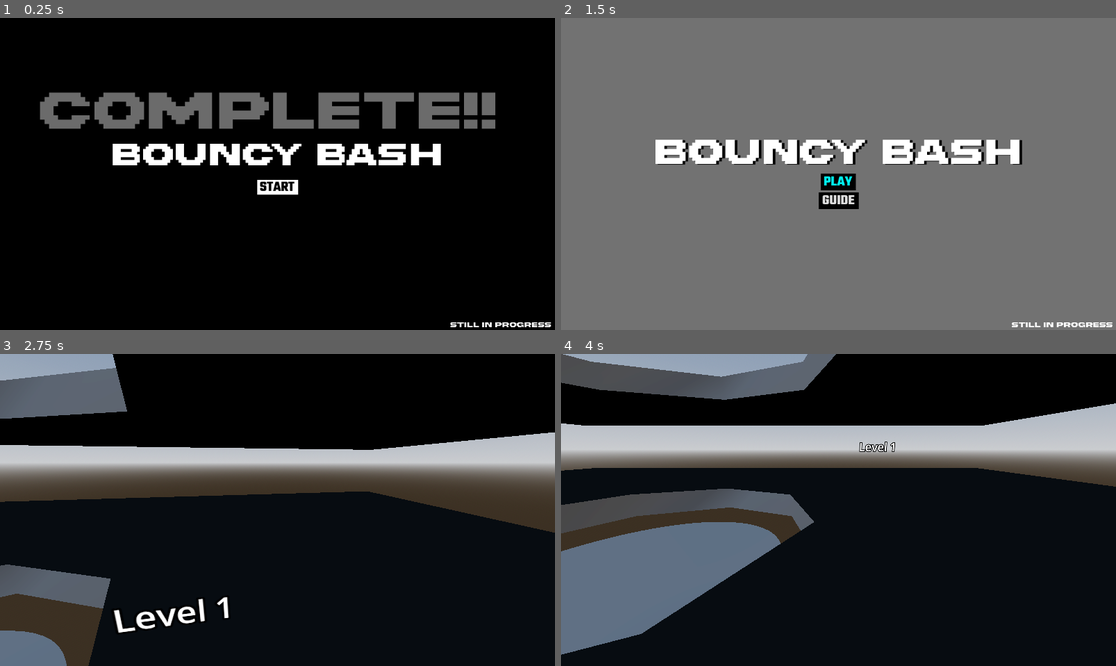
Above: before the commit, frames 1-4 (two rows, left to right).
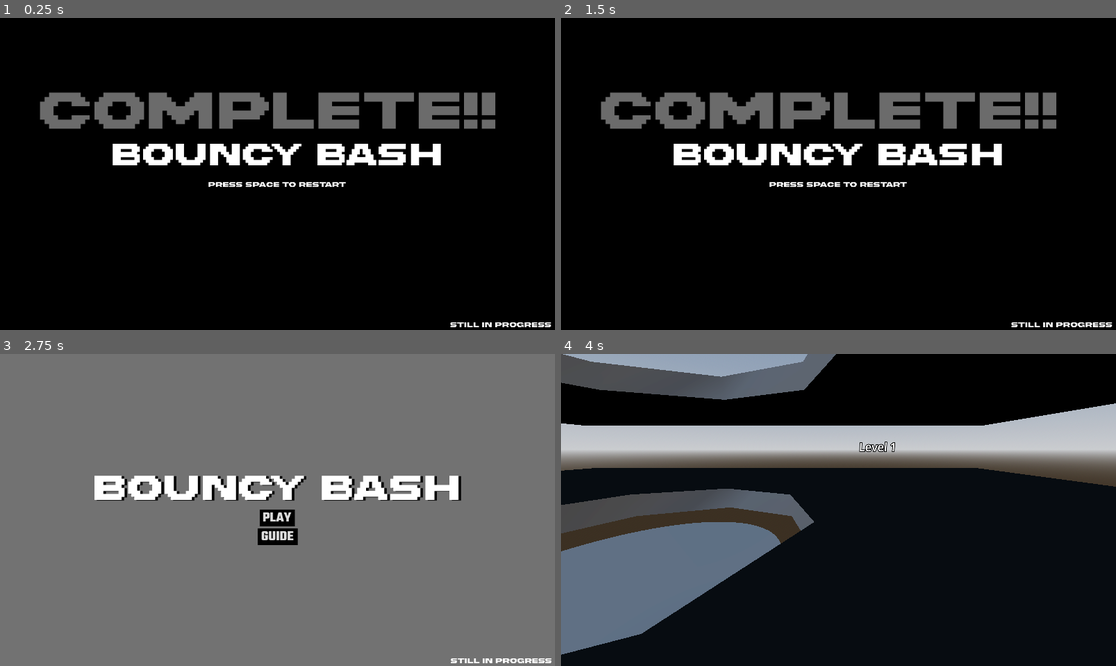
Above: after the commit, the same moments.

Repository: harssh782/bouncybash
Game: Godot game, scene res://endscene.tscn
Same seed, same stepped clock (60 frames per second), same inputs: the game is played once before the commit and once after it. This scene is started directly instead of the project's main scene.
Inputs (mouse positions are in pixels of both pictures, inside the frame that each line leads up to):
- Up to frame 1 (0.25 s): no input
- Up to frame 2 (1.5 s): click (838, 186) at 0.5 s, where only the run before the commit has a clickable "START"; click (838, 183) at 1.25 s, where only the run before the commit has a clickable "PLAY"
- Up to frame 3 (2.75 s): tap Space at 2 s; move the mouse to (305, 510) at 2.02 s; hold Up (ui_up) from 2.03 s (still down); hold Space from 2.03 s (still down); tap Enter (ui_accept) at 2.27 s
- Up to frame 4 (4 s): release Up (ui_up) at 2.75 s; release Space at 2.75 s; click (838, 519) at 2.75 s, where only the run after the commit has a clickable "PLAY"; move the mouse to (810, 510) at 3.52 s; hold Up (ui_up) from 3.53 s (still down); tap F at 3.6 s; tap Enter (ui_accept) at 3.77 s

The runs differ from the first frame. In frame 1, 0.5% of the frame differs, in the area x 37-63%, y 51-57%; in frame 2, 93%; in frame 3, 94%, in the area x 0-100%, y 0-100%; in frame 4, nothing differs.

Commit message:
Add files via upload

Diff:
--- a/endscene.tscn
+++ b/endscene.tscn
@@ -3,7 +3,6 @@
 [ext_resource type="Script" uid="uid://h2mkpsbj3gy7" path="res://endscene.gd" id="1_rl6ps"]
 [ext_resource type="FontFile" uid="uid://bum37de7etsy4" path="res://Pikselator Wide.ttf" id="2_wkqf8"]
 [ext_resource type="FontFile" uid="uid://cidyxpp7i1r7w" path="res://Square-Black.ttf" id="3_vrlff"]
-[ext_resource type="AudioStream" uid="uid://bvl5gi8f6ki2d" path="res://mixkit-mouse-click-close-1113.wav" id="4_mb1ob"]
 
 [sub_resource type="StyleBoxFlat" id="StyleBoxFlat_iyj2h"]
 bg_color = Color(1, 1, 1, 1)
@@ -60,6 +59,23 @@
 theme_override_font_sizes/font_size = 20
 text = "STILL IN PROGRESS"
 
+[node name="Label4" type="Label" parent="." unique_id=1923415911]
+layout_mode = 1
+anchors_preset = 8
+anchor_left = 0.5
+anchor_top = 0.5
+anchor_right = 0.5
+anchor_bottom = 0.5
+offset_left = -143.0
+offset_top = 14.5
+offset_right = 143.0
+offset_bottom = 29.5
+grow_horizontal = 2
+grow_vertical = 2
+theme_override_fonts/font = ExtResource("2_wkqf8")
+theme_override_font_sizes/font_size = 20
+text = "press space to restart"
+
 [node name="Label2" type="Label" parent="." unique_id=754162188]
 layout_mode = 1
 anchors_preset = 8
@@ -80,15 +96,15 @@
 
 [node name="Button" type="Button" parent="." unique_id=1316138531]
 layout_mode = 1
-anchors_preset = 8
+anchors_preset = -1
 anchor_left = 0.5
 anchor_top = 0.5
 anchor_right = 0.5
-anchor_bottom = 0.5
-offset_left = -42.375
-offset_top = 11.5
-offset_right = 42.375
-offset_bottom = 42.5
+anchor_bottom = 0.661
+offset_left = 582.0
+offset_top = 149.0
+offset_right = 666.75
+offset_bottom = 75.672
 grow_horizontal = 2
 grow_vertical = 2
 theme_override_colors/font_color = Color(0, 0, 0, 1)
@@ -100,7 +116,4 @@
 theme_override_styles/hover = SubResource("StyleBoxFlat_ci4ai")
 text = "START"
 
-[node name="AudioStreamPlayer3D" type="AudioStreamPlayer3D" parent="." unique_id=167892170]
-stream = ExtResource("4_mb1ob")
-
 [connection signal="pressed" from="Button" to="." method="_on_button_pressed"]
Not shown, added: .gitattributes
Not shown, added: .gitignore
Not shown, added: endscene.tscn654856244.tmp
